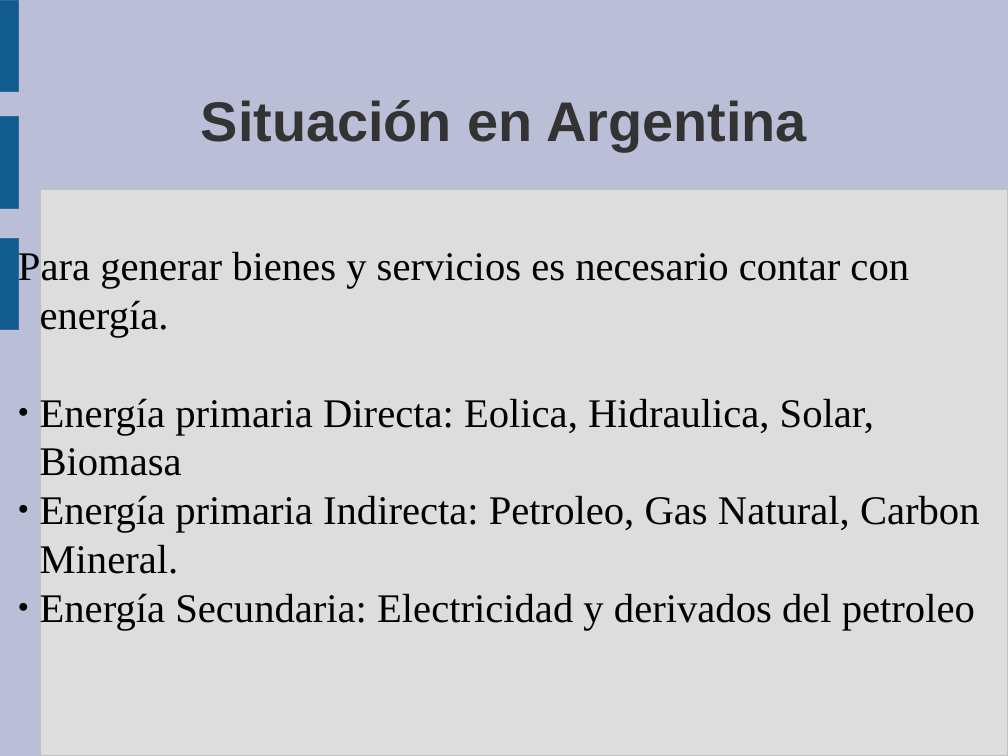
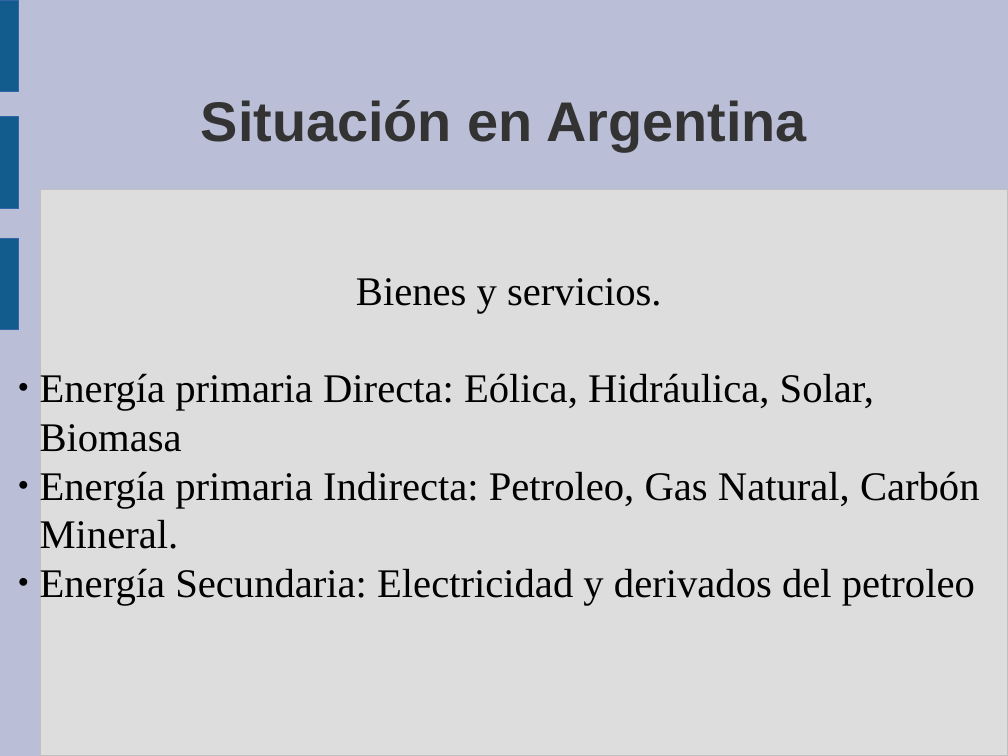
Before and after one commit to guanucoluis/proyecto5r1, a slide deck: slide 17 of Catedras/Tecnologia/MARCO.odp. Drawn at 1008x756 pixels with LibreOffice and Linux fonts; fonts in the diff are those of the drawing. Boxes give left, top, right and bottom in pixels: in the first picture for what was removed or moved away, otherwise in the second. Text is boxed around its words. In the diff, an @@ line names an element or a change of style, - is before the commit and + after.

```diff
--- a/Catedras/Tecnologia/MARCO.odp
+++ b/Catedras/Tecnologia/MARCO.odp
@@ subtitle "Bienes y servicios.": place and size @@
-subtitle "Bienes y servicios." at box(18, 248, 980, 630)
+subtitle "Bienes y servicios." at box(40, 278, 980, 606)
@@ subtitle at box(40, 278, 980, 549): text changed @@
-Para generar bienes y servicios es necesario contar con energía.
-● Energía primaria Directa: Eolica, Hidraulica, Solar, Biomasa
-● Energía primaria Indirecta: Petroleo, Gas Natural, Carbon Mineral.
+Bienes y servicios.
+● Energía primaria Directa: Eólica, Hidráulica, Solar, Biomasa
+● Energía primaria Indirecta: Petroleo, Gas Natural, Carbón Mineral.
```
Also in this commit, not shown: 13 other slides changed, 1 other file.
